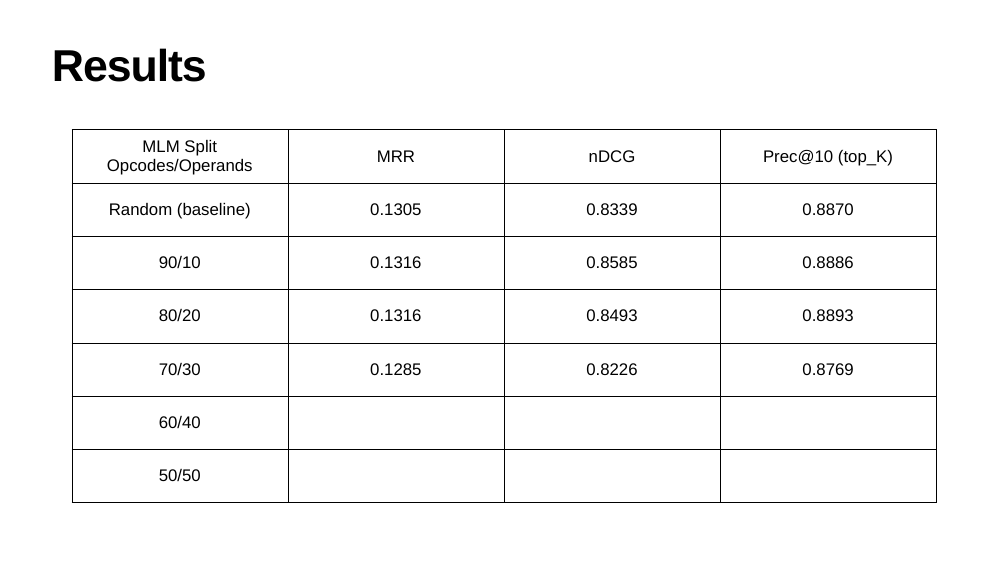
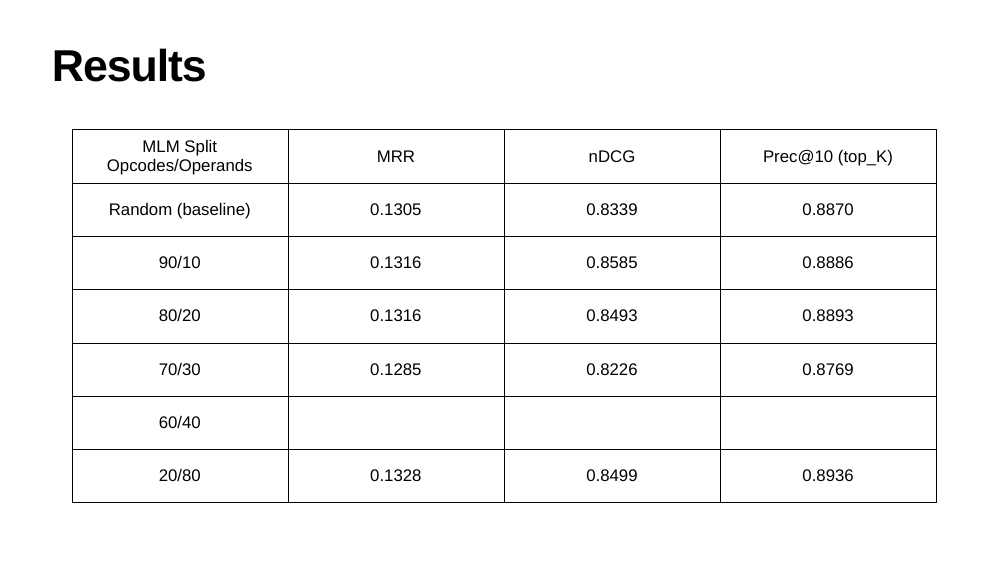
Before and after one commit to julig3ccd/BinAI, a slide deck: slide 14 of presentation/final_presentation.pptx. Drawn at 1008x567 pixels with LibreOffice and Linux fonts; fonts in the diff are those of the drawing. Boxes give left, top, right and bottom in pixels: in the first picture for what was removed or moved away, otherwise in the second. Text is boxed around its words. In the diff, an @@ line names an element or a change of style, - is before the commit and + after.

```diff
--- a/presentation/final_presentation.pptx
+++ b/presentation/final_presentation.pptx
@@ table at box(72, 130, 937, 503) @@
-row 7: 50/50 |  |  | 
+row 7: 20/80 | 0.1328 | 0.8499 | 0.8936
```
Also in this commit, not shown: 7 other slides changed.
